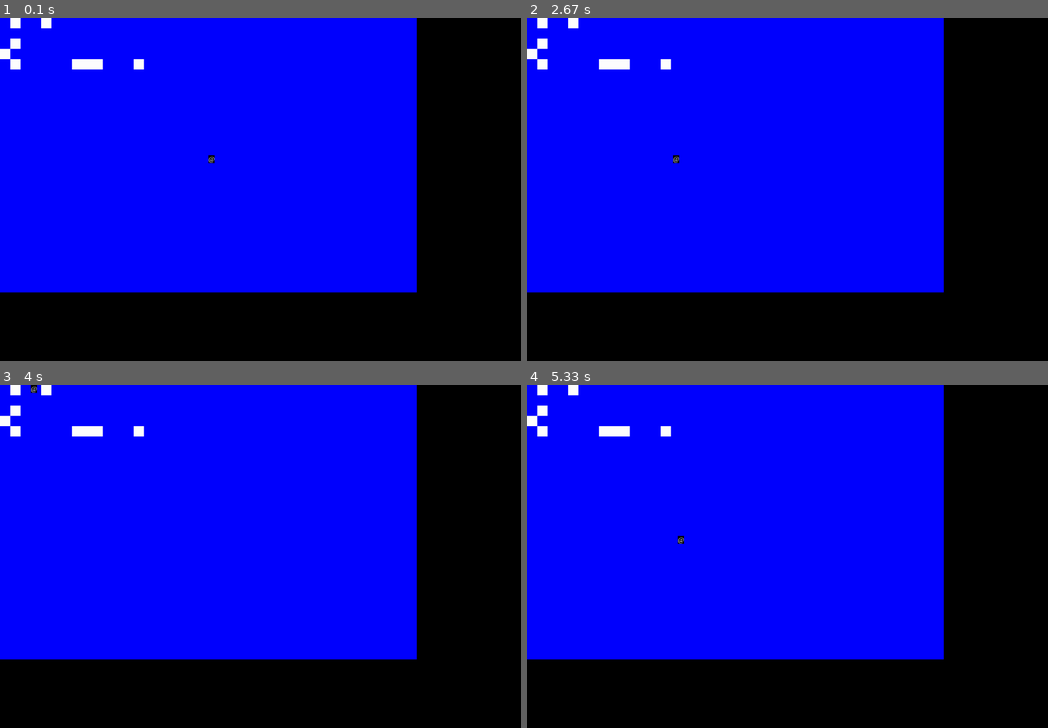
Above: before the commit, frames 1-4 (two rows, left to right).
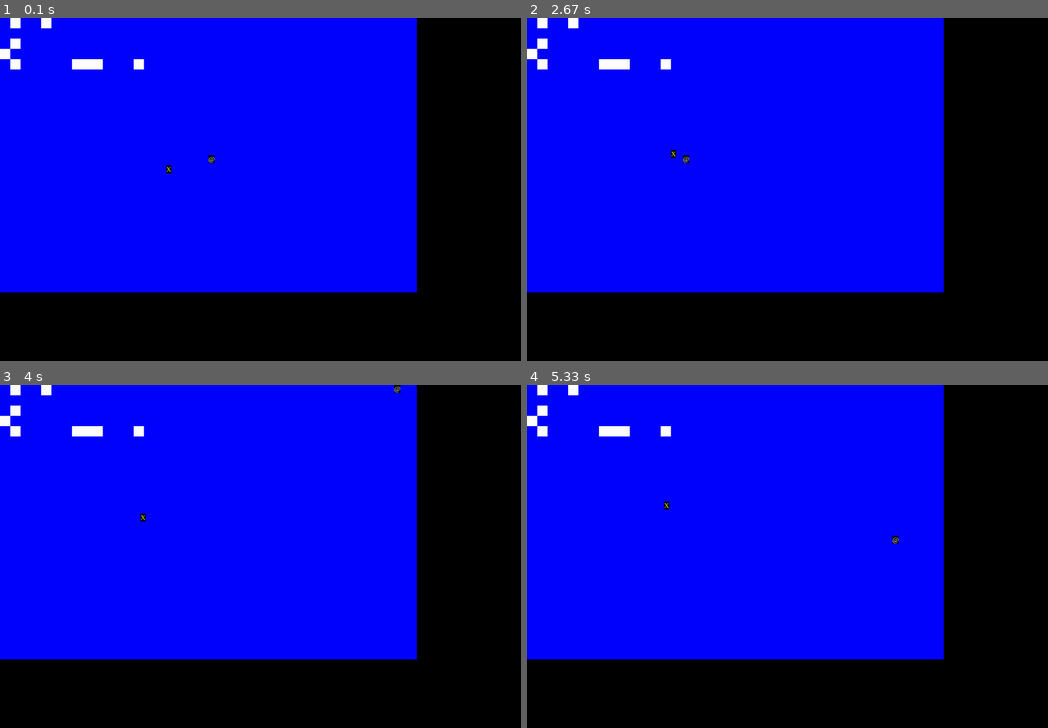
Above: after the commit, the same moments.

Repository: jankozuchowski/pygamengine
Game: pygame game, started from game.py
Same seed, same stepped clock (60 frames per second), same inputs: the game is played once before the commit and once after it.
Inputs:
- Up to frame 1 (0.1 s): no input
- Up to frame 2 (2.67 s): hold Right 0.33-0.8 s; hold Up 0.83-1.13 s; hold Right 1.17-1.63 s; hold Left 1.67-2.2 s; hold Down 2.23-2.53 s; hold Left from 2.57 s (still down)
- Up to frame 3 (4 s): release Left at 2.97 s; hold Up 3-3.37 s; hold Right from 3.4 s (still down)
- Up to frame 4 (5.33 s): release Right at 4.03 s; hold Down 4.07-4.43 s; hold Left 4.47-4.93 s; hold Right from 4.97 s (still down)

The runs differ from the first frame. In frame 1, less than 0.1% of the frame differs, in the area x 31-33%, y 42-46%; in frame 2, less than 0.1%; in frame 3, less than 0.1%; in frame 4, less than 0.1%, in the area x 26-72%, y 33-47%.

Commit message:
Fixes to npc move.

Diff:
--- a/actions/move.py
+++ b/actions/move.py
@@ -10,27 +10,37 @@
                 'W': False,
                 'E': False,
                 }
-        self.moving = True
         self.speed = parent.base_speed
         self.parent.collide = Collide(self.parent)
 
     def execute(self):
-        if self.moving:
-            if self.direction['N']:
-                self.parent.y -= self.speed
-                self.parent.collide.execute('N')
-            if self.direction['S']:
-                self.parent.y += self.speed
-                self.parent.collide.execute('S')
-            if self.direction['W']:
-                self.parent.x -= self.speed
-                self.parent.collide.execute('W')
-            if self.direction['E']:
-                self.parent.x += self.speed
-                self.parent.collide.execute('E')
+        if self.direction['N']:
+            self.north()
+        if self.direction['S']:
+            self.south()
+        if self.direction['W']:
+            self.west()
+        if self.direction['E']:
+            self.east()
+
+    def north(self):
+        self.parent.y -= self.speed
+        self.parent.collide.execute('N')
+
+    def south(self):
+        self.parent.y += self.speed
+        self.parent.collide.execute('S')
+
+    def west(self):
+        self.parent.x -= self.speed
+        self.parent.collide.execute('W')
+
+    def east(self):
+        self.parent.x += self.speed
+        self.parent.collide.execute('E')
+
+    def remove_direction(self, direction):
+        self.direction[direction] = False
 
     def add_direction(self, direction):
         self.direction[direction] = True
-
-    def remove_direction(self, direction):
-        self.direction[direction] = False
--- a/canvases/board.py
+++ b/canvases/board.py
@@ -24,13 +24,13 @@
                 self,
             )
         )
-#        self.add_sprite(
-#            Npc(
-#                NpcSettings(),
-#                (500, 420, 30, 30),
-#                self,
-#            )
-#        )
+        self.add_sprite(
+            Npc(
+                NpcSettings(),
+                (500, 420, 30, 30),
+                self,
+            )
+        )
         self.loadMap = LoadMap(LoadMapSettings(), self)
         self.loadMap.load(first_week)
         self.update = BoardUpdater(self)
--- a/sprites/npc.py
+++ b/sprites/npc.py
@@ -17,23 +17,17 @@
 
 
 class NpcMove(Move):
-    def __init__(self, parent):
-        super().__init__(parent)
-        self.direction = []
-
     def execute(self):
         self._random()
         super().execute()
 
     def _random(self):
         direction = random.randrange(5)
-        if direction == 0:
-            self.direction = []
         if direction == 1:
-            self.direction.append('N')
+            self.north()
         if direction == 2:
-            self.direction.append('S')
+            self.south()
         if direction == 3:
-            self.direction.append('W')
+            self.west()
         if direction == 4:
-            self.direction.append('E')
+            self.east()
--- a/sprites/player.py
+++ b/sprites/player.py
@@ -23,18 +23,29 @@
                 bg_color=self.settings.bg_color,
                 )
         self.input = PlayerCharacterInput(self)
+        self.facing_direction = []
 
     def stop_action(self, key):
         for action in self.playerActions:
             if action.value == key:
                 self.move.remove_direction(action.name)
-                self.move.moving = False
 
     def start_action(self, key):
         for action in self.playerActions:
             if action.value == key:
+                self._change_facing_direction(action.name)
                 self.move.add_direction(action.name)
-                self.move.moving = True
+
+    def _change_facing_direction(self, direction):
+        fdir = self.facing_direction
+        fdir.append(direction)
+        fdir = list(set(fdir))
+        if 'W' in fdir and 'E' in fdir:
+            fdir.remove('W')
+            fdir.remove('E')
+        if 'N' in fdir and 'S' in fdir:
+            fdir.remove('N')
+            fdir.remove('S')
 
 
 class PlayerCharacterInput:
